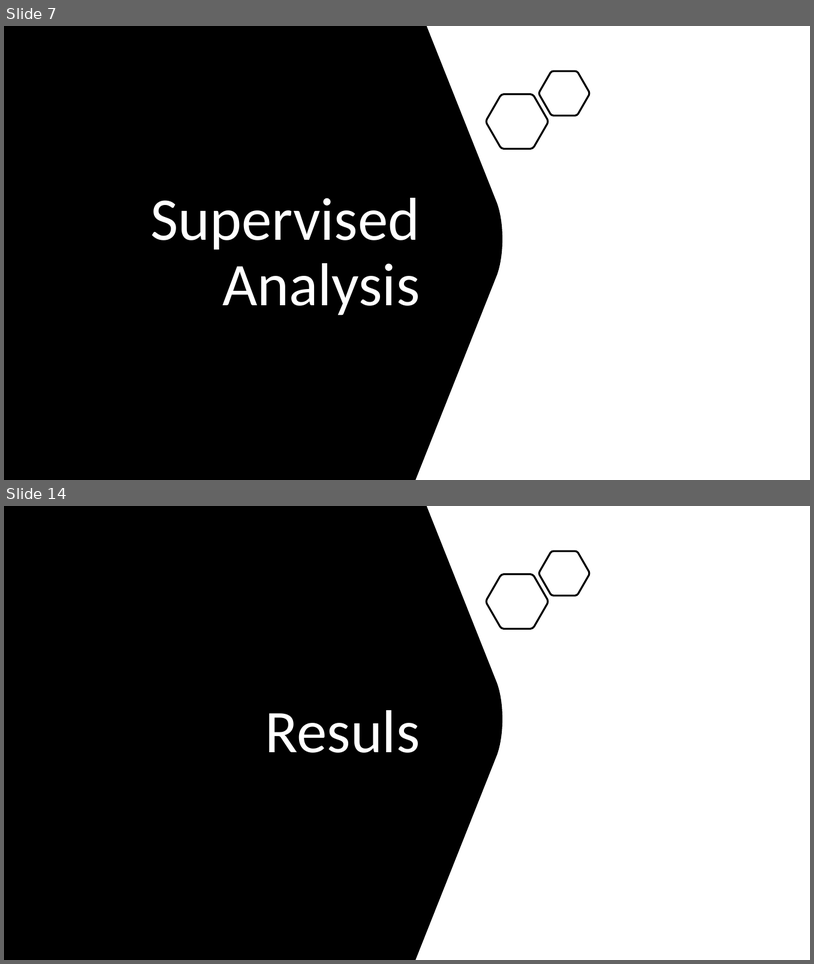
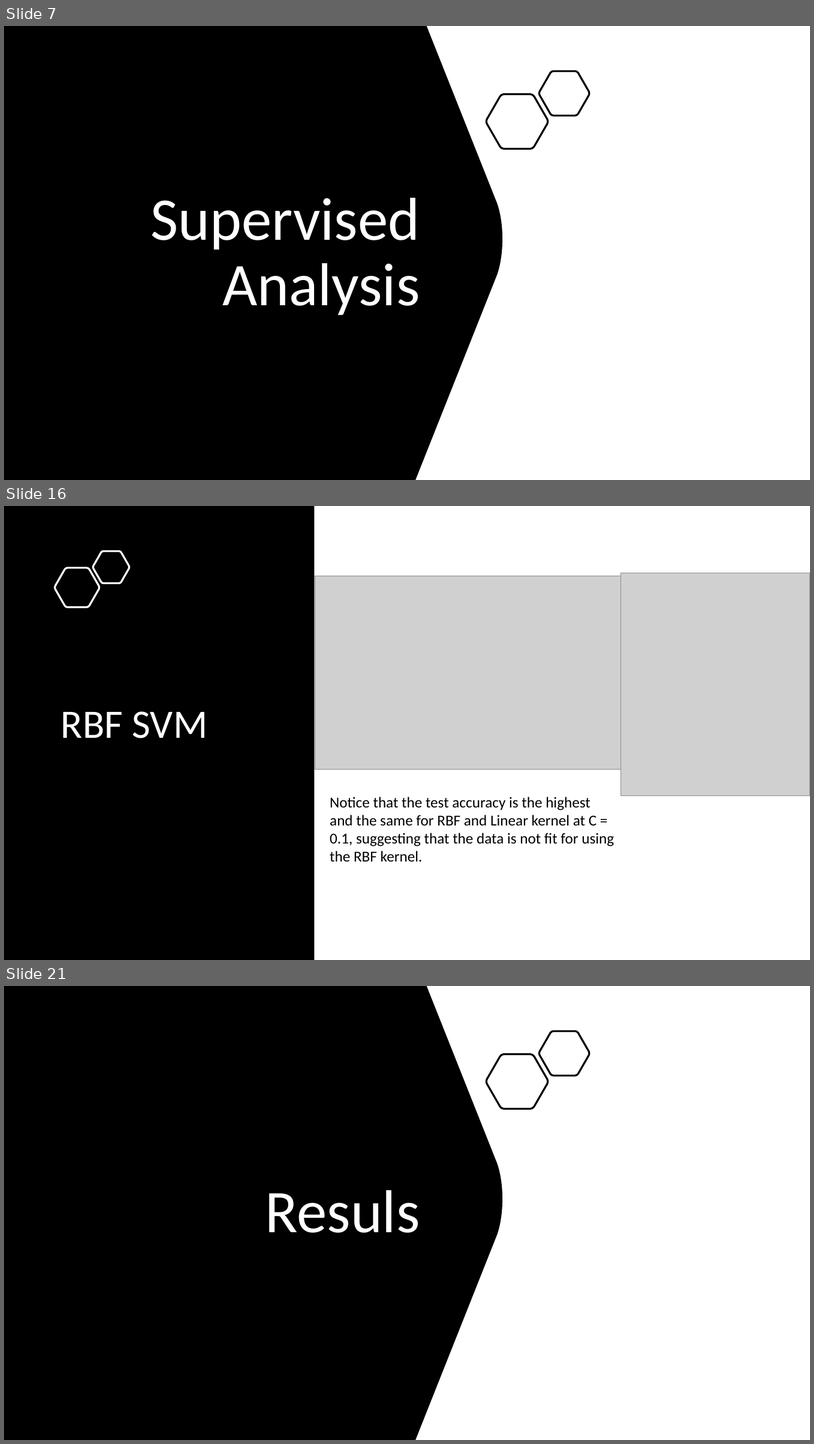
Before and after one commit to yl5741/ML-Proj, a slide deck: Heart Attack Analysis.pptx. Shown one above the other, each under a label of ours: slides 7 and 14 before the commit, slides 7, 16 and 21 after it; the slides between them are not shown. The pictures are 814x964 and 814x1444 pixels, drawn with LibreOffice and Linux fonts; fonts in the diff are those of the drawing; grey boxes stand for pictures. Boxes give left, top, right and bottom in pixels: in the first picture for what was removed or moved away, otherwise in the second. Text is boxed around its words. In the diff, an @@ line names an element or a change of style, - is before the commit and + after.

```diff
--- a/Heart Attack Analysis.pptx
+++ b/Heart Attack Analysis.pptx
@@ slide 16 added at box(4, 506, 810, 960), background #FFFFFF @@
@@ rectangle added at box(4, 506, 314, 960), fill #000000 @@
@@ freeform shape added at box(93, 552, 129, 583), outline #FFFFFF 2.25 pt @@
@@ freeform shape added at box(55, 568, 99, 607), outline #FFFFFF 2.25 pt @@
@@ picture added at box(315, 576, 621, 769) @@
@@ picture added at box(621, 573, 810, 796) @@
@@ title added at box(61, 711, 208, 738), 48 pt, text #FFFFFF @@
+RBF SVM
@@ text added at box(330, 796, 614, 861), 18 pt, text #000000 @@
+Notice that the test accuracy is the highest and the same for RBF and Linear kernel at C = 0.1, suggesting that the data is not fit for using the RBF kernel.
@@ what was slide 14 is now slide 21 @@
```
Also in this commit, not shown: 5 slides changed, 9 other slides added, 3 slides removed.
